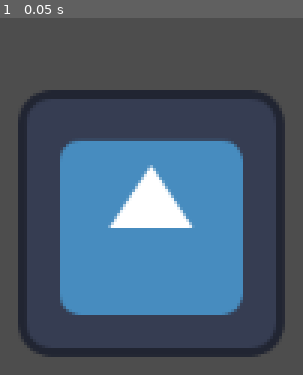
Above: before the commit, frame 1.
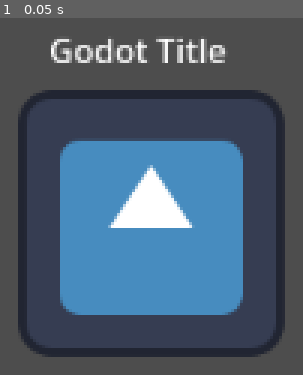
Above: after the commit, the same moment.

Repository: nriley08/GameDev-Shared-Repo
Game: Godot game, scene res://Scenes/Main.tscn
The game is run twice, just before and just after one commit, with the same random seed, the same clock (stepped at 60 frames per second) and the same inputs. The project has no main scene, so this scene is started directly. The engine's default icon, where the game draws it, is replaced by a stand-in: a white triangle on a blue panel in a dark square.
Inputs:
- Up to frame 1 (0.05 s): no input

The runs differ from the first frame. In frame 1, 2.1% of the frame differs, in the area x 16-75%, y 5-13%.

Commit message:
testing the pull push

Diff:
--- /dev/null
+++ b/angry-jasons-vs.-sr.-blanco-mango-co/Label.tscn
@@ -0,0 +1,8 @@
+[gd_scene format=3 uid="uid://cflp8eosjja0x"]
+
+[node name="Node2D" type="Node2D"]
+
+[node name="Label" type="Label" parent="."]
+offset_right = 40.0
+offset_bottom = 23.0
+text = "This is a test"
--- a/angry-jasons-vs.-sr.-blanco-mango-co/Scenes/Main.tscn
+++ b/angry-jasons-vs.-sr.-blanco-mango-co/Scenes/Main.tscn
@@ -16,3 +16,10 @@
 [node name="CollisionShape2D" type="CollisionShape2D" parent="CharacterBody2D"]
 position = Vector2(176, 132.5)
 shape = SubResource("RectangleShape2D_glv2v")
+
+[node name="Label" type="Label" parent="CharacterBody2D"]
+offset_left = 126.0
+offset_top = 37.0
+offset_right = 166.0
+offset_bottom = 60.0
+text = "Godot Title"
--- a/angry-jasons-vs.-sr.-blanco-mango-co/project.godot
+++ b/angry-jasons-vs.-sr.-blanco-mango-co/project.godot
@@ -12,5 +12,5 @@
 
 config/name="Angry Jasons vs. Sr. Blanco Mango co."
 run/main_scene="res://Main.tscn"
-config/features=PackedStringArray("4.5", "Forward Plus")
+config/features=PackedStringArray("4.4", "Forward Plus")
 config/icon="res://icon.svg"
Not shown: 1 places in angry-jasons-vs.-sr.-blanco-mango-co/Scenes/Main.tscn that only renumber resources
